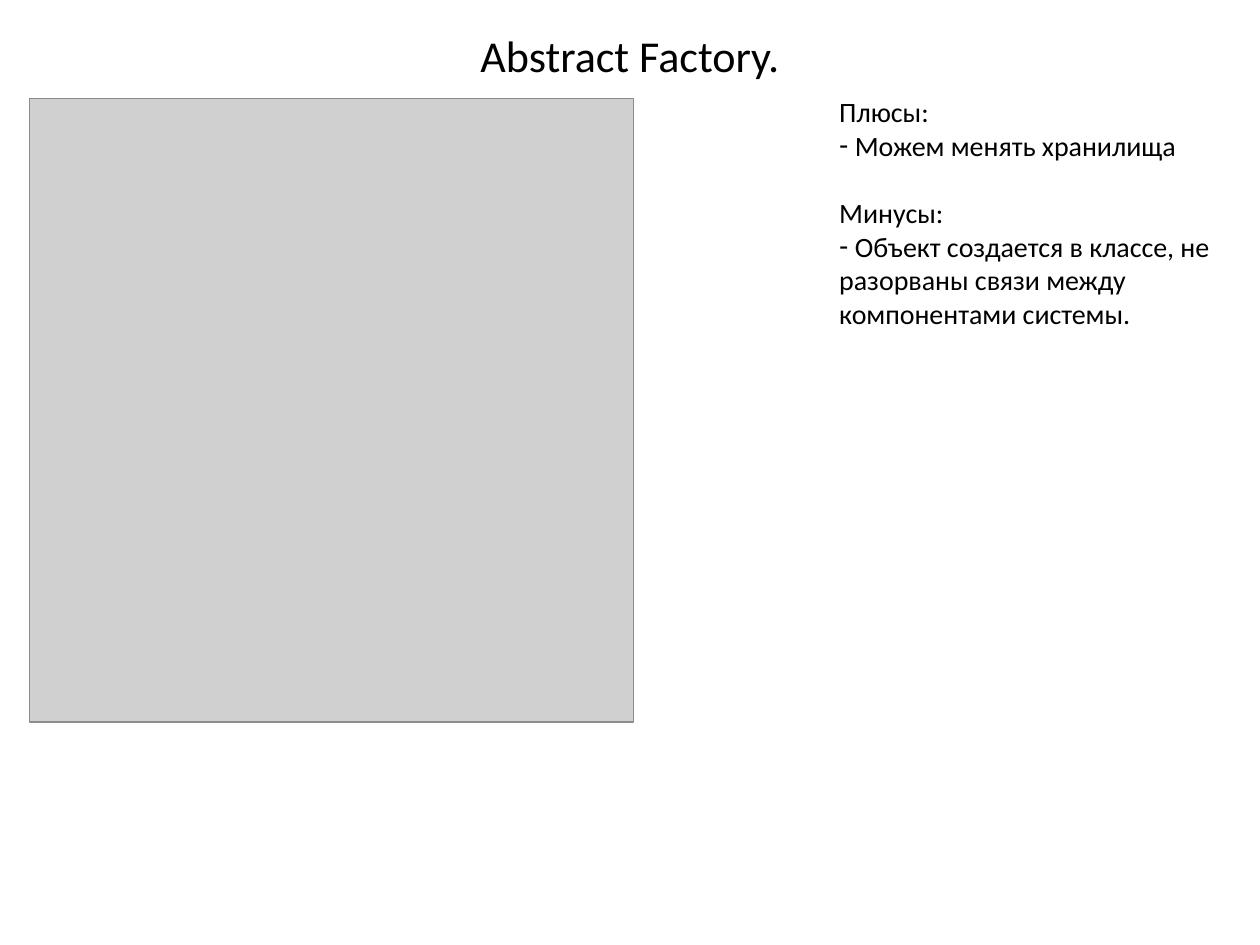
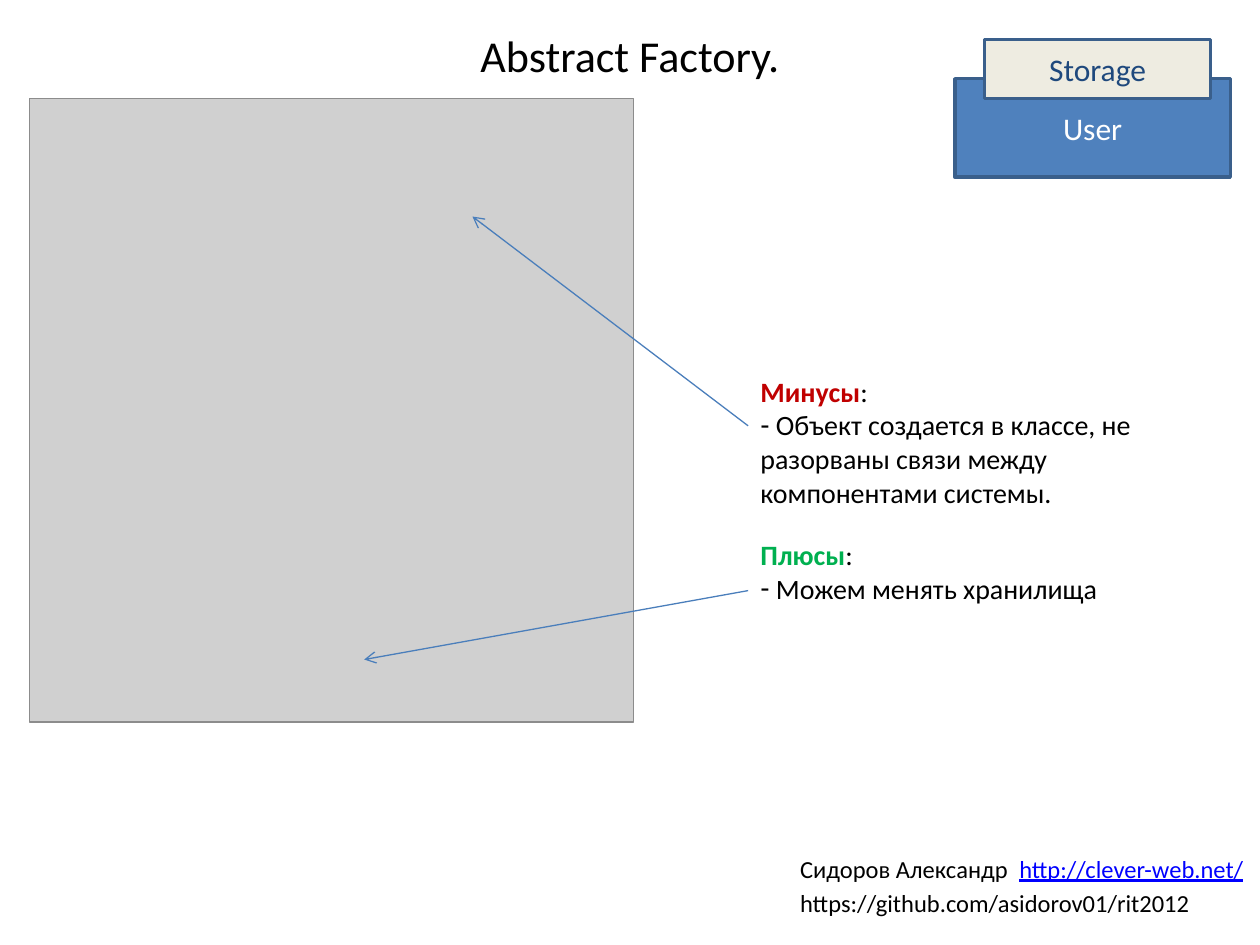
Before and after one commit to asidorov01/rit2012, a slide deck: slide 5 of Inversion of Control.pptx (slide 4 before the commit). Drawn at 1260x945 pixels with LibreOffice and Linux fonts; fonts in the diff are those of the drawing; grey boxes stand for pictures. Boxes give left, top, right and bottom in pixels: in the first picture for what was removed or moved away, otherwise in the second. Text is boxed around its words. In the diff, an @@ line names an element or a change of style, - is before the commit and + after.

```diff
--- a/Inversion of Control.pptx
+++ b/Inversion of Control.pptx
@@ rectangle added at [984,39,1211,98], fill #EEECE1, outline #3A5F8C 2 pt, 18 pt, text #1F497D @@
+Storage
@@ rectangle added at [955,78,1231,176], fill #4F81BD, outline #3A5F8C 2 pt, 18 pt, text #FFFFFF @@
+User
@@ text at [839,104,1176,161]: paragraphs removed @@
-Плюсы:
-– Можем менять хранилища
@@ arrow added from (748, 426) to (472, 217), #4B7EBC 0.75 pt @@
@@ text "Минусы:": place and size @@
-text "Минусы:" at [839,104,1209,325]
+text "Минусы:" at [760,384,1131,504]
@@ text at [760,384,867,407]: text colour #000000 to #C00000, bold on in "Минусы:" @@
@@ text added at [760,547,1097,604], 16 pt, text #000000 @@
+Плюсы:
+– Можем менять хранилища
@@ arrow added from (748, 591) to (364, 659), #4B7EBC 0.75 pt @@
@@ text added at [800,861,1243,917], 14 pt, text #000000 @@
+Сидоров Александр http://clever-web.net/
+https://github.com/asidorov01/rit2012
```
Also in this commit, not shown: 6 other slides changed, 6 slides added, 2 slides removed, 13 other files.
